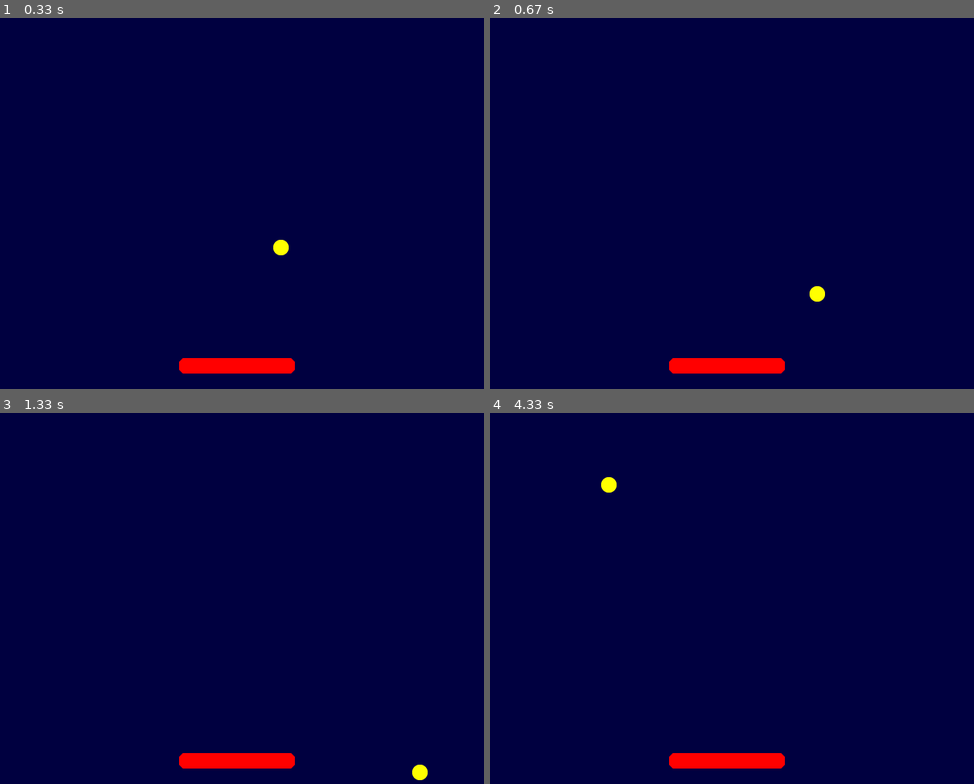
Above: before the commit, frames 1-4 (two rows, left to right).
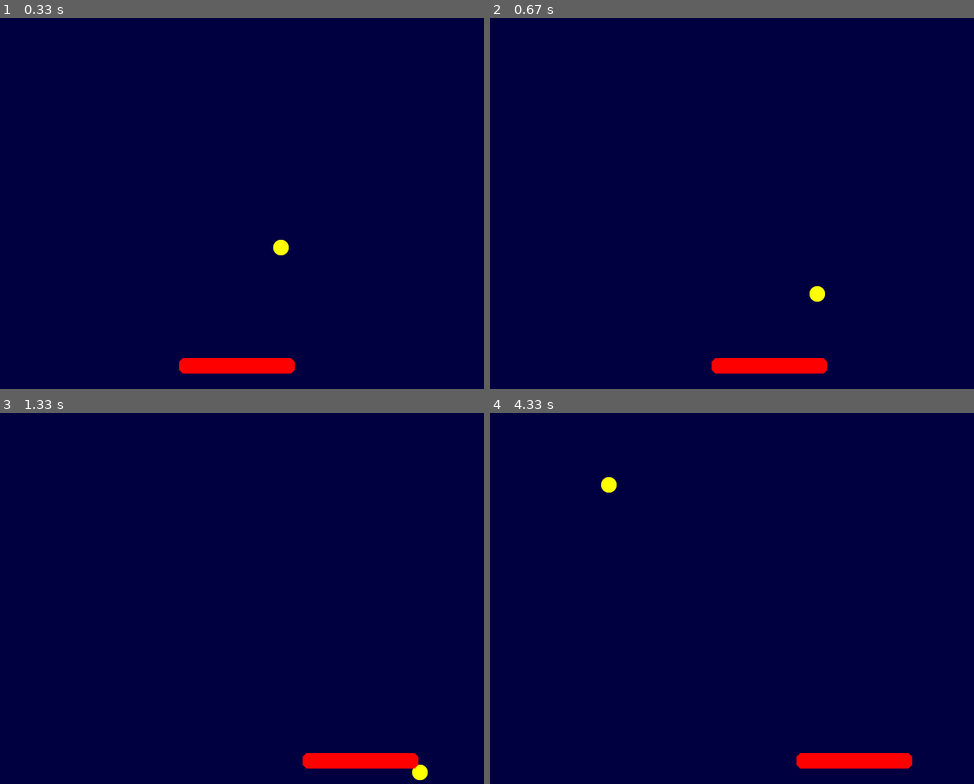
Above: after the commit, the same moments.

Repository: WolfArtt/Inicianando_con_pygame
Game: pygame game, started from Video_Juego.py
The game is run twice, just before and just after one commit, with the same random seed, the same clock (stepped at 60 frames per second) and the same inputs.
Inputs:
- Up to frame 1 (0.33 s): no input
- Up to frame 2 (0.67 s): hold Right from 0.33 s (still down)
- Up to frame 3 (1.33 s): release Right at 0.8 s; hold Right 0.83-1.3 s
- Up to frame 4 (4.33 s): hold Left 1.33-1.87 s; hold Left 1.9-2.3 s; hold Right 2.33-2.97 s; hold Left 3-3.47 s; hold Right 3.5-3.97 s; hold Right from 4 s (still down)

Frame 1 is identical in both runs. In frame 2, 0.7% of the frame differs, in the area x 37-70%, y 91-96%; in frame 3, 2.0%, in the area x 37-87%, y 91-96%; in frame 4, 2.0%.

Commit message:
aprendemos todo sobre el movimiento de la paleta

Diff:
--- a/Repaso_visto_hasta_ahora.txt
+++ b/Repaso_visto_hasta_ahora.txt
@@ -113,3 +113,27 @@
 con el atributo:    self.rect.mibottom=(ancho/2, alto -20)
 Como por el momento el jugador no se movera la velocidad sera de [0,0]
 Luego dibujamos la paleta del jugador en pantalla
+
+Ahora vamos a nuestro ciclo de eventos y agregamos un elif para buscar eventos por teclado dados como un argumento
+Luego nos vamos a nuestra clase paleta y creamos nuestra funcion update y recibe como parametro eventos
+el evento tiene el atributo key (que nos permite saber que tecla fue presionada)
+si se presiono la flecha izquierda establecemos la velocidad en(-5,0)
+en caso de que se presione la flecha derecha establecemos la velocidad en (5,0)
+con la linea de codigo siguiente:
+        * self.speed = [5,0]
+copiamos el metodo -self.rect.move_ip(self.speed)- de la clase bolita en nuestra clase paleta.
+
+Ya movemos la paleta por pantalla pero solo una vez, tenemos que soltar y volver a precionar para continuar el movimiento de la paleta.
+Ajustaremos la repeticion del evento de tecla presionada con el metodo:
+        * pygame.key.set_repeat(30)     30 = al retraso de la repeticion en milisegundos entre cada repeticion(podemos cambiar el nro escalar a otro que queramos)
+
+Para evitar que la paleta salga de la pantalla nos vamos a  nuestra clase paleta en la funcion update
+    y en nuestro if le agregamos que si va a llado izquierdo siempre sea mayor a 0. Es decir que si es menor a cero ya no pasara la pantalla
+    al elif agregamos que si va a la derecha siempre sea menor al ancho(ancho de la pantalla)
+
+### EN ESTA LECCION APRENDIMOS ###
+
+    Que hay un tipo de evento llamado pygame.KEYDOWN que se produce al precionar una tecla
+    y su evento tiene un atributo llamado key para saber que tecla fue precionada
+    y se puede generar el evento KEYDOWN cada cierto tiempo si configuramos el retraso con:
+        * pygame.key.set_repeat(retaso_ms)
--- a/Video_Juego.py
+++ b/Video_Juego.py
@@ -53,6 +53,21 @@
         # Establecer velocidad inicial
         self.speed = [0,0]
 
+    def update(self, evento):
+        # Buscar si se presiono flecha izquierda
+        if evento.key == pygame.K_LEFT and self.rect.left > 0:
+            self.speed = [-5,0]
+
+        # Si se presiona la flecha derecha
+        elif evento.key == pygame.K_RIGHT and self.rect.right < ancho:
+            self.speed = [5,0]
+
+        # Si no presionamos nada
+        else:
+            self.speed = [0,0]
+
+          # Mover en base a posicion actual y velocidad
+        self.rect.move_ip(self.speed)
 
 # Iniciando pantalla
 pantalla = pygame.display.set_mode((ancho,alto))
@@ -62,6 +77,8 @@
 
 # Crear objeto reloj
 reloj = pygame.time.Clock()
+# Ajustar repeticion de evento de la tecla precionada
+pygame.key.set_repeat(30)
 
 bolita = Bolita()
 paleta = Paleta()
@@ -74,6 +91,10 @@
     for evento in pygame.event.get():
         if evento.type == pygame.QUIT:
             sys.exit()
+
+        # Buscar eventos por teclado
+        elif evento.type == pygame.KEYDOWN:
+            paleta.update(evento)
 
     #Actualizar posicion de la bolita
     bolita.update()
